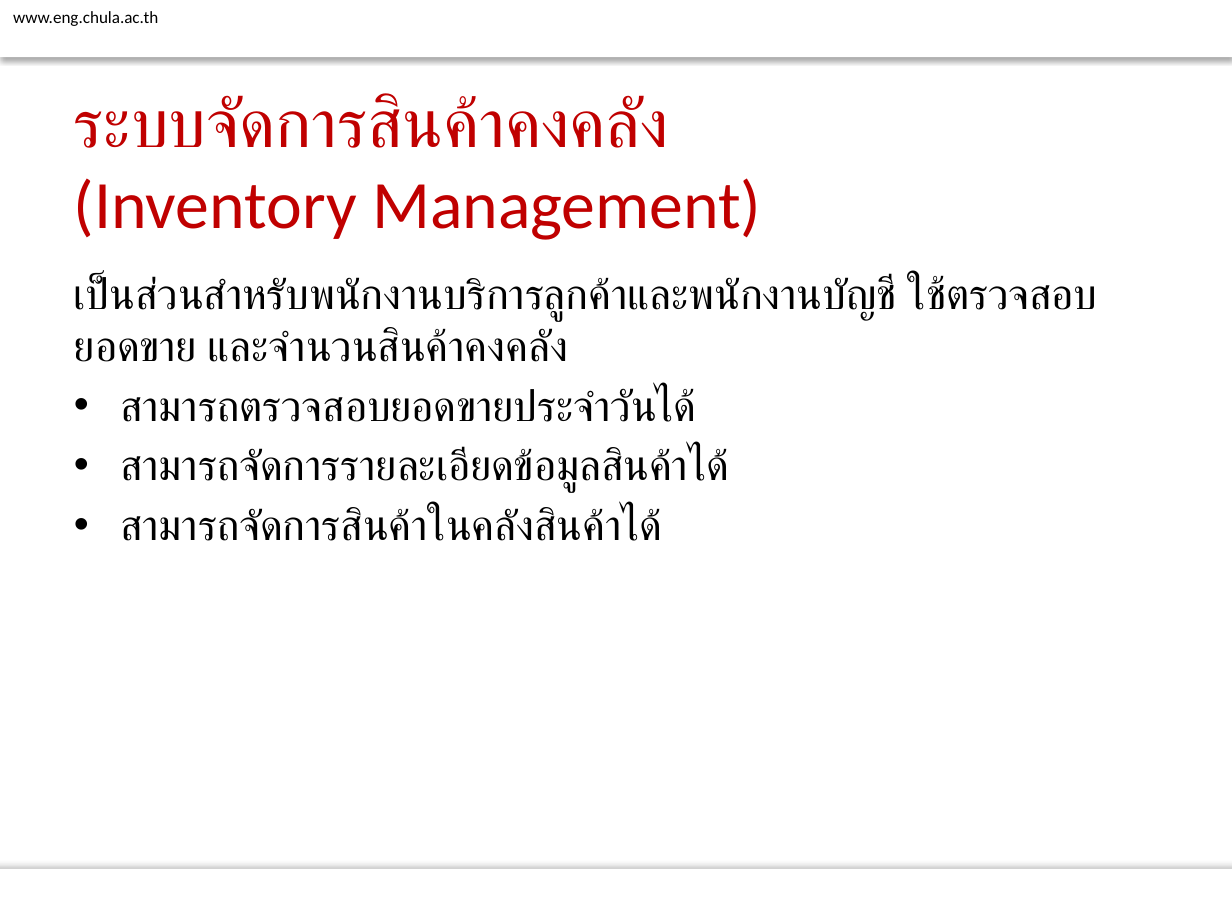
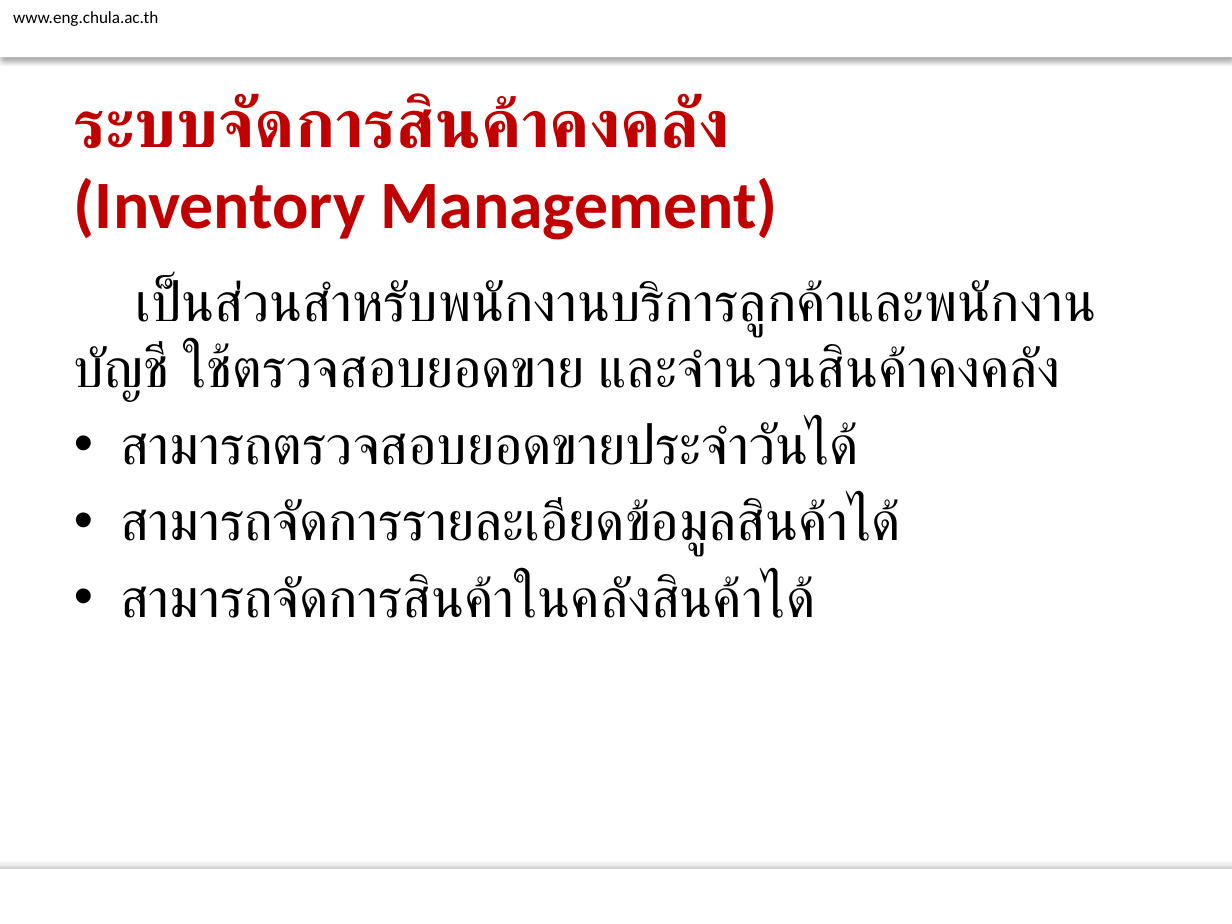
Before and after one commit to atadeesom/BubbleBeeDoc, a slide deck: slide 17 of Proposal/Final/Presentation R1.pptx. Drawn at 1232x924 pixels with LibreOffice and Linux fonts; fonts in the diff are those of the drawing; background and template pictures are left out. Boxes give left, top, right and bottom in pixels: in the first picture for what was removed or moved away, otherwise in the second. Text is boxed around its words. In the diff, an @@ line names an element or a change of style, - is before the commit and + after.

```diff
--- a/Proposal/Final/Presentation R1.pptx
+++ b/Proposal/Final/Presentation R1.pptx
@@ title "ระบบจัดการสินค้าคงคลัง (Inventory Management)" at (74,94,778,240): bold on @@
@@ text "เป็นส่วนสำหรับพนักงานบริการลูกค้าและพนักงานบัญชี ใช้ตรวจสอบย ..." at (74,279,1060,618): size 25 to 32 pt; more space between paragraphs @@
```
Also in this commit, not shown: 17 other slides changed.
